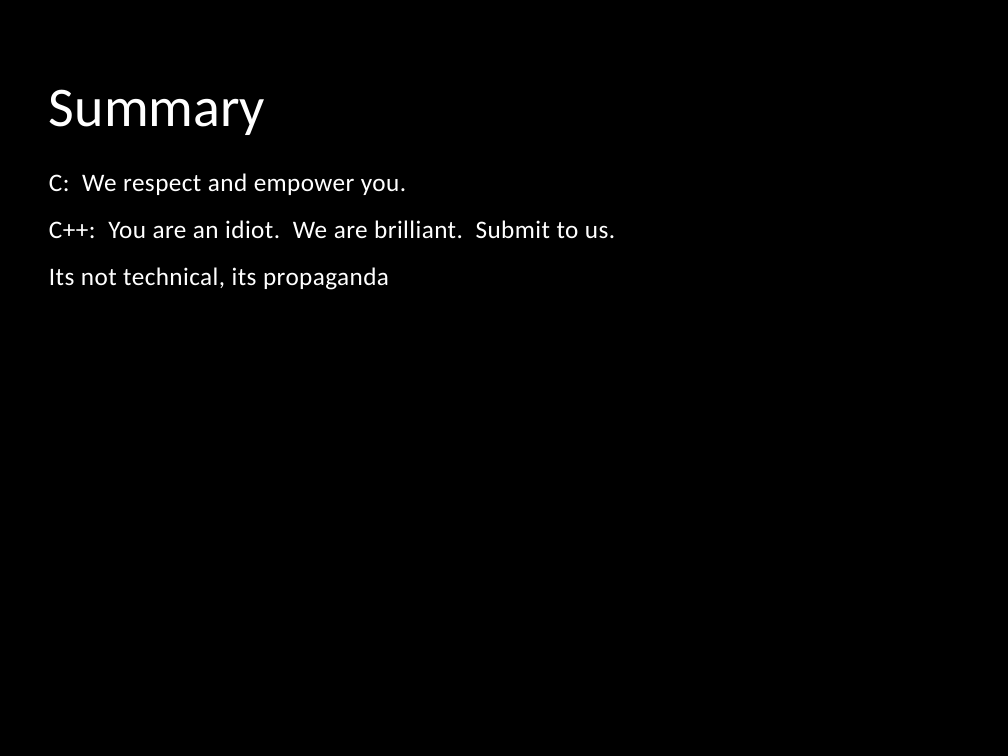
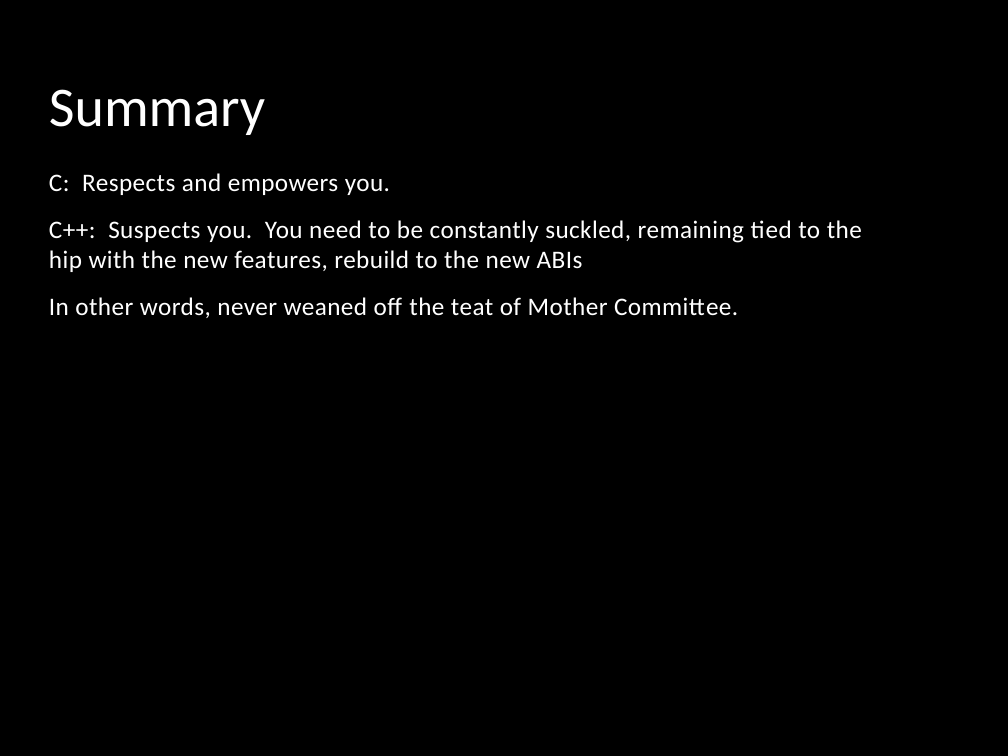
Before and after one commit to stevemac321/whyc, a slide deck: slide 13 of whyc.pptx. Drawn at 1008x756 pixels with LibreOffice and Linux fonts; fonts in the diff are those of the drawing; background and template pictures are left out. Boxes give left, top, right and bottom in pixels: in the first picture for what was removed or moved away, otherwise in the second. Text is boxed around its words. In the diff, an @@ line names an element or a change of style, - is before the commit and + after.

Commit message:
teat

```diff
--- a/whyc.pptx
+++ b/whyc.pptx
@@ text at box(49, 173, 862, 318): text changed @@
-C: We respect and empower you.
-C++: You are an idiot. We are brilliant. Submit to us.
-Its not technical, its propaganda
+C: Respects and empowers you.
+C++: Suspects you. You need to be constantly suckled, remaining tied to the hip with the new features, rebuild to the new ABIs
+In other words, never weaned off the teat of Mother Committee.
```
Also in this commit, not shown: 1 other slide changed.
